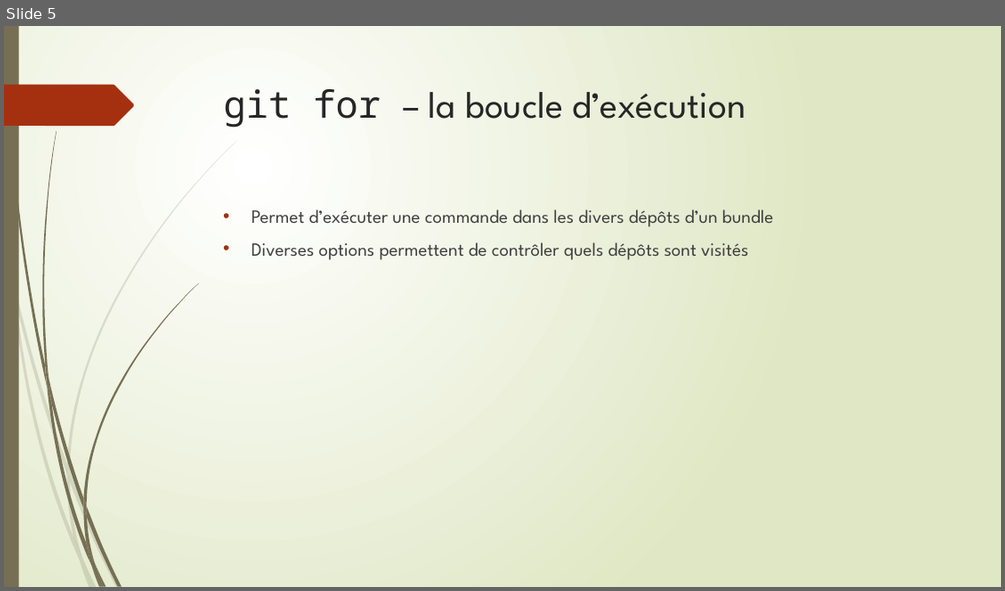
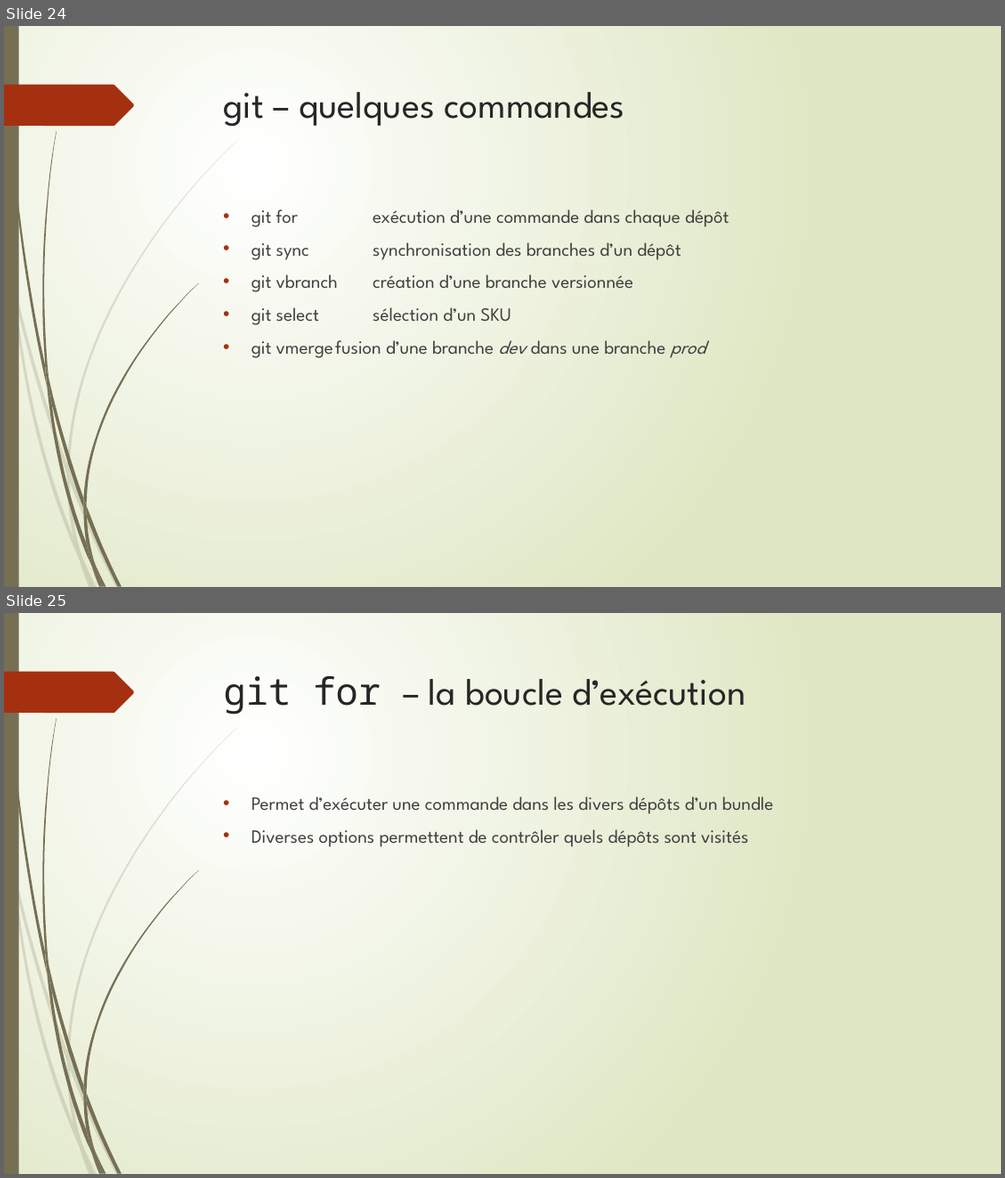
Before and after one commit to epsitec-sa/zou, a slide deck: .Documentation/Commandes git pour zou flow.pptx. Shown one above the other, each under a label of ours: slide 5 before the commit, slides 24 and 25 after it. The pictures are 1005x591 and 1005x1178 pixels, drawn with LibreOffice and Linux fonts; fonts in the diff are those of the drawing. Boxes give left, top, right and bottom in pixels: in the first picture for what was removed or moved away, otherwise in the second. Text is boxed around its words. In the diff, an @@ line names an element or a change of style, - is before the commit and + after.

Commit message:
doc: update 'commandes git pour zou-flow' ppp.

```diff
--- a/.Documentation/Commandes git pour zou flow.pptx
+++ b/.Documentation/Commandes git pour zou flow.pptx
@@ slide 24 added at bbox=[4, 26, 1001, 587], background gradient #FFFFFF to #DFE8C4; not listed: 24 template elements that a slide beside it also shows @@
@@ title added at bbox=[224, 92, 624, 127], 36 pt, text #262626 @@
+git – quelques commandes
@@ text added at bbox=[251, 209, 728, 358], 18 pt, text #404040 @@
+• git for exécution d’une commande dans chaque dépôt
+• git sync synchronisation des branches d’un dépôt
+• git vbranch création d’une branche versionnée
+• git select sélection d’un SKU
+• git vmerge fusion d’une branche dev dans une branche prod
@@ what was slide 5 is now slide 25 @@
```
Also in this commit, not shown: 3 slides changed, 21 other slides added.
